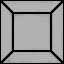
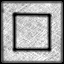
The second 64 × 64 image is a revision of the first. Changes to its layers:
moved "Floor 1 UVE 64x64.png" above "Layer #5", painted on it over [1, 1, 63, 63]
added layer "Pasted Layer" above "Layer #4" over [11, 11, 52, 53]
added layer "Layer #4" above "Layer #3" over [1, 1, 63, 63]
added layer "Layer #3" above "Layer" over [1, 1, 63, 63]
hid "Layer" over [1, 1, 63, 63]
